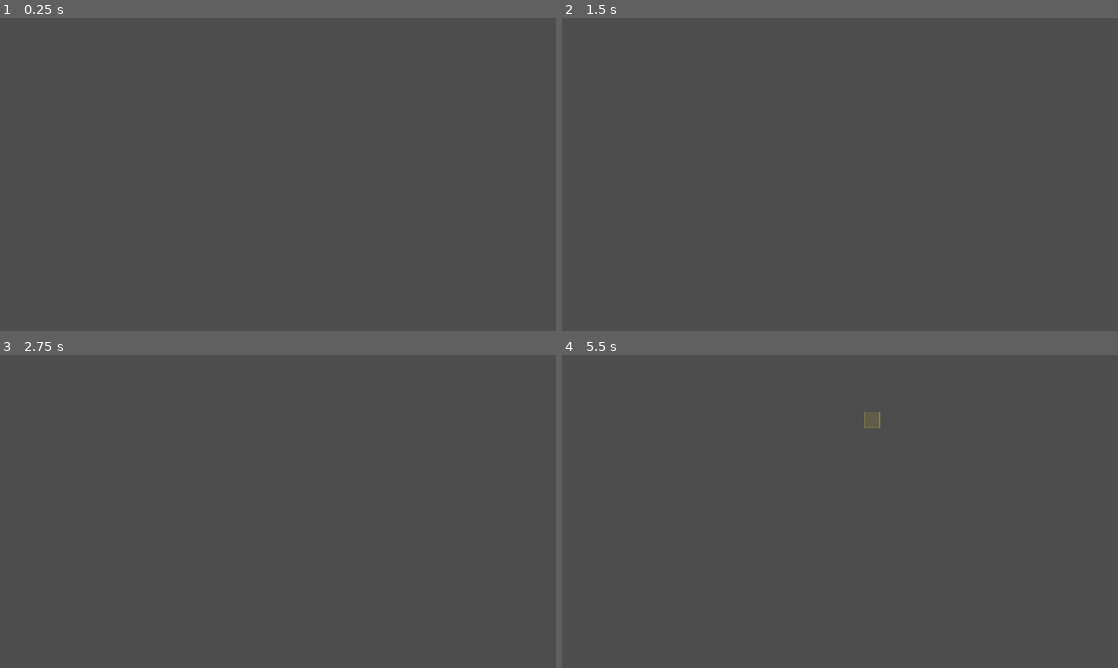
Above: before the commit, frames 1-4 (two rows, left to right).
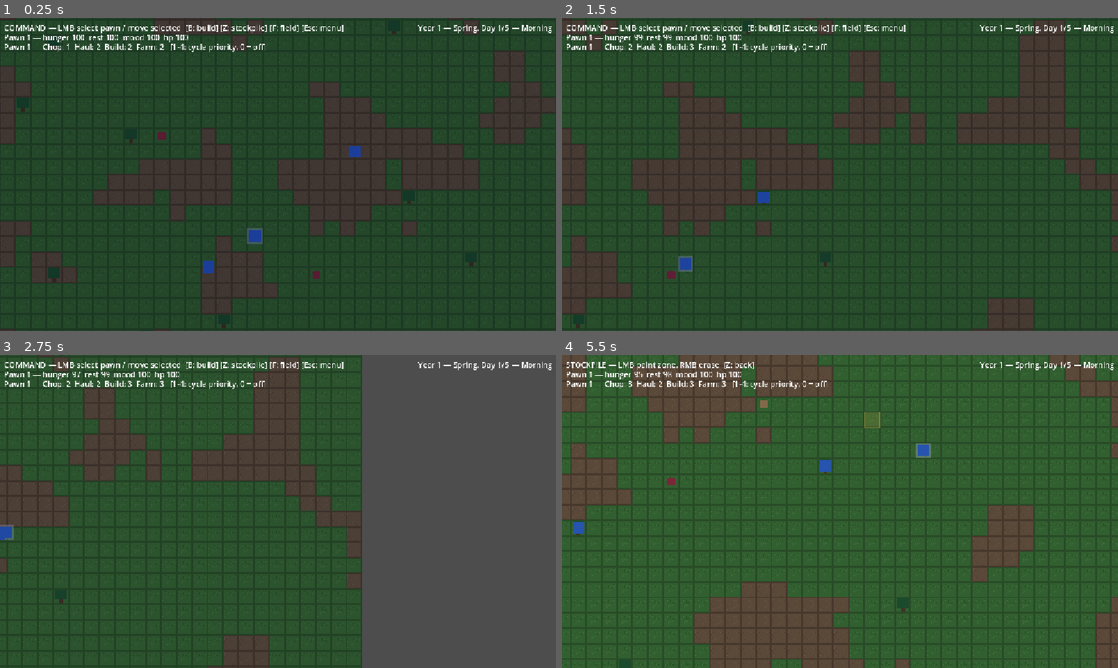
Above: after the commit, the same moments.

Repository: PakkaponBon/gameproject
Game: Godot game, scene res://scenes/main.tscn
Two runs of this game, one before a commit and one after it. Both use one fixed random seed, a clock stepped at 60 frames per second and the inputs below.
Inputs (mouse positions are in pixels of both pictures, inside the frame that each line leads up to):
- Up to frame 1 (0.25 s): no input
- Up to frame 2 (1.5 s): move the mouse to (962, 158) at 0.52 s; hold D (pan_right) 0.53-1.25 s; hold 3 (cycle_build_priority) 0.53-1.25 s; click (962, 158) at 0.67 s; tap 1 (cycle_chop_priority) at 0.77 s; drag from (728, 190) to (812, 237) at 1.27 s
- Up to frame 3 (2.75 s): move the mouse to (333, 442) at 2.02 s; hold D (pan_right) from 2.03 s (still down); hold 4 (cycle_farm_priority) from 2.03 s (still down)
- Up to frame 4 (5.5 s): release D (pan_right) at 2.75 s; release 4 (cycle_farm_priority) at 2.75 s; drag from (812, 574) to (673, 464) at 2.77 s; move the mouse to (1006, 558) at 3.52 s; hold A (pan_left) 3.53-4.25 s; hold B (toggle_build_mode) 3.53-4.25 s; tap 1 (cycle_chop_priority) at 3.77 s; drag from (673, 464) to (756, 433) at 4.27 s; move the mouse to (867, 511) at 5.02 s; hold S (pan_down) from 5.03 s (still down); hold Z (toggle_stockpile_mode) from 5.03 s (still down); click (867, 511) at 5.17 s

The runs differ from the first frame. In frame 1, 99% of the frame differs, in the area x 0-100%, y 0-100%; in frame 2, 99%; in frame 3, 57%; in frame 4, 87%.
Error before the commit: Parse Error: Invalid cast. Cannot convert from "Node2D" to "FieldKeeper". (res://scripts/pawn_work.gd:70)

Commit message:
Refactor: extract HudController from main.gd; fix Job.target type
- All HUD label text lives in hud.gd; main pushes state (192 lines)
- Job.target widened Node2D -> Node (FieldKeeper is a plain Node)

Co-Authored-By: Claude Fable 5 <noreply@anthropic.com>

Diff:
--- a/scenes/main.tscn
+++ b/scenes/main.tscn
@@ -8,6 +8,7 @@
 [ext_resource type="Script" uid="uid://dm6r3f8c2v9k" path="res://scripts/world_spawner.gd" id="7_spawner"]
 [ext_resource type="Script" uid="uid://cw8d3h6r2t5n" path="res://scripts/day_night_tint.gd" id="9_tint"]
 [ext_resource type="Script" uid="uid://bm7v4h1q8d2s" path="res://scripts/field_keeper.gd" id="10_field"]
+[ext_resource type="Script" uid="uid://dh2k7m4t9f1w" path="res://scripts/hud.gd" id="11_hud"]
 [ext_resource type="Script" uid="uid://dt3w7q1n8h5m" path="res://scripts/pause_menu.gd" id="8_pause"]
 
 [node name="Main" type="Node2D"]
@@ -42,6 +43,7 @@
 script = ExtResource("3_camera")
 
 [node name="HUD" type="CanvasLayer" parent="."]
+script = ExtResource("11_hud")
 
 [node name="ModeLabel" type="Label" parent="HUD"]
 offset_left = 8.0
--- /dev/null
+++ b/scripts/hud.gd
@@ -0,0 +1,58 @@
+class_name HudController
+extends CanvasLayer
+## Owns every HUD label and its text. Main pushes state changes here;
+## the calendar readout updates itself off the clock.
+
+@onready var mode_label: Label = $ModeLabel
+@onready var stats_label: Label = $StatsLabel
+@onready var priority_label: Label = $PriorityLabel
+@onready var event_label: Label = $EventLabel
+@onready var calendar_label: Label = $CalendarLabel
+
+func _ready() -> void:
+	GameClock.ticked.connect(_update_calendar)
+	_update_calendar()
+
+func set_event(text: String) -> void:
+	event_label.text = text
+
+func show_command_mode() -> void:
+	mode_label.text = "COMMAND — LMB select pawn / move selected  [B: build] [Z: stockpile] [F: field] [Esc: menu]"
+
+func show_build_mode(def: Dictionary) -> void:
+	mode_label.text = "BUILD: %s (%d wood) — LMB place, RMB remove/cancel  [Q: next building] [B: back]" \
+			% [def.name, int(def.cost.get("wood", 0))]
+
+func show_stockpile_mode() -> void:
+	mode_label.text = "STOCKPILE — LMB paint zone, RMB erase  [Z: back]"
+
+func show_field_mode(def: Dictionary) -> void:
+	mode_label.text = "FIELD: %s — LMB zone field, RMB clear  [Q: next crop] [F: back]" % def.name
+
+func update_stats(pawn: Pawn) -> void:
+	if pawn.dead:
+		stats_label.text = "%s — DEAD" % pawn.name
+		return
+	var suffix := ""
+	if pawn.survival.sleeping:
+		suffix = "  (SLEEPING)"
+	elif pawn.needs.on_break:
+		suffix = "  (MENTAL BREAK)"
+	stats_label.text = "%s — hunger %d  rest %d  mood %d  hp %d%s" % [
+		pawn.name, roundi(pawn.needs.hunger), roundi(pawn.needs.rest),
+		roundi(pawn.needs.mood), roundi(pawn.combat.hp), suffix]
+
+func update_priorities(pawn: Pawn) -> void:
+	priority_label.text = "%s — Chop: %s  Haul: %s  Build: %s  Farm: %s   [1-4: cycle priority, 0 = off]" % [
+		pawn.name,
+		_priority_text(pawn.work_priorities[Job.Type.CHOP]),
+		_priority_text(pawn.work_priorities[Job.Type.HAUL]),
+		_priority_text(pawn.work_priorities[Job.Type.BUILD]),
+		_priority_text(pawn.work_priorities[Job.Type.PLANT]),
+	]
+
+func _priority_text(value: int) -> String:
+	return "off" if value == 0 else str(value)
+
+func _update_calendar() -> void:
+	calendar_label.text = GameClock.calendar_text()
--- a/scripts/job.gd
+++ b/scripts/job.gd
@@ -9,5 +9,5 @@
 var type: Type = Type.CHOP
 var cell: Vector2i
 var work_ticks: int
-var target: Node2D = null
+var target: Node = null  # entity or manager the job belongs to
 var reserved: bool = false
--- a/scripts/main.gd
+++ b/scripts/main.gd
@@ -22,22 +22,16 @@
 @onready var raid_director: RaidDirector = $RaidDirector
 @onready var field_keeper: FieldKeeper = $FieldKeeper
 @onready var pause_menu: PauseMenu = $PauseMenu
-@onready var mode_label: Label = $HUD/ModeLabel
-@onready var stats_label: Label = $HUD/StatsLabel
-@onready var priority_label: Label = $HUD/PriorityLabel
-@onready var event_label: Label = $HUD/EventLabel
-@onready var calendar_label: Label = $HUD/CalendarLabel
+@onready var hud: HudController = $HUD
 
 func _ready() -> void:
 	raid_director.spawn_parent = entities
 	field_keeper.spawn_parent = entities
-	raid_director.raid_started.connect(func() -> void: event_label.text = "RAID — a raider approaches!")
-	raid_director.raid_ended.connect(func() -> void: event_label.text = "")
+	raid_director.raid_started.connect(func() -> void: hud.set_event("RAID — a raider approaches!"))
+	raid_director.raid_ended.connect(func() -> void: hud.set_event(""))
 	pause_menu.save_requested.connect(func() -> void: SaveManager.save_game(SaveManager.MANUAL_SAVE_PATH))
 	pause_menu.load_requested.connect(func(path: String) -> void: SaveManager.load_game(path))
 	spawner.pawn_created.connect(_on_pawn_created)
-	GameClock.ticked.connect(func() -> void: calendar_label.text = GameClock.calendar_text())
-	calendar_label.text = GameClock.calendar_text()
 	EventBus.building_built.connect(_on_building_built)
 	EventBus.building_deconstructed.connect(_on_building_deconstructed)
 	SaveManager.main = self
@@ -48,7 +42,7 @@
 	if selected == null:
 		_select_first_alive()
 	if not get_tree().get_nodes_in_group("raiders").is_empty():
-		event_label.text = "RAID — a raider approaches!"
+		hud.set_event("RAID — a raider approaches!")
 	_update_mode_label()
 
 ## Instantly realize a finished (or loaded) building at a cell.
@@ -163,14 +157,14 @@
 		selected.set_selected(false)
 	selected = pawn
 	selected.set_selected(true)
-	_update_stats_label()
-	_update_priority_label()
+	hud.update_stats(selected)
+	hud.update_priorities(selected)
 
 func _cycle_selected_priority(type: Job.Type) -> void:
 	if selected == null or selected.dead:
 		return
 	selected.cycle_priority(type)
-	_update_priority_label()
+	hud.update_priorities(selected)
 
 ## RMB: cancel a blueprint, toggle a deconstruct order, or mark a building.
 ## While dragging, never un-mark — otherwise motion events would flicker it.
@@ -204,50 +198,19 @@
 
 func _on_pawn_stats_changed(pawn: Pawn) -> void:
 	if pawn == selected:
-		_update_stats_label()
+		hud.update_stats(selected)
 
 func _on_pawn_died() -> void:
 	if pawns.all(func(p: Pawn) -> bool: return p.dead):
-		event_label.text = "ALL COLONISTS ARE DEAD"
-
-func _update_stats_label() -> void:
-	if selected.dead:
-		stats_label.text = "%s — DEAD" % selected.name
-		return
-	var suffix := ""
-	if selected.survival.sleeping:
-		suffix = "  (SLEEPING)"
-	elif selected.needs.on_break:
-		suffix = "  (MENTAL BREAK)"
-	stats_label.text = "%s — hunger %d  rest %d  mood %d  hp %d%s" % [
-		selected.name, roundi(selected.needs.hunger), roundi(selected.needs.rest),
-		roundi(selected.needs.mood), roundi(selected.combat.hp), suffix]
-
-func _update_priority_label() -> void:
-	if selected == null:
-		priority_label.text = ""
-		return
-	priority_label.text = "%s — Chop: %s  Haul: %s  Build: %s  Farm: %s   [1-4: cycle priority, 0 = off]" % [
-		selected.name,
-		_priority_text(selected.work_priorities[Job.Type.CHOP]),
-		_priority_text(selected.work_priorities[Job.Type.HAUL]),
-		_priority_text(selected.work_priorities[Job.Type.BUILD]),
-		_priority_text(selected.work_priorities[Job.Type.PLANT]),
-	]
-
-func _priority_text(value: int) -> String:
-	return "off" if value == 0 else str(value)
+		hud.set_event("ALL COLONISTS ARE DEAD")
 
 func _update_mode_label() -> void:
 	match mode:
 		Mode.COMMAND:
-			mode_label.text = "COMMAND — LMB select pawn / move selected  [B: build] [Z: stockpile] [Esc: menu]"
+			hud.show_command_mode()
 		Mode.BUILD:
-			var def: Dictionary = BuildingDefs.get_def(current_building)
-			mode_label.text = "BUILD: %s (%d wood) — LMB place, RMB remove/cancel  [Q: next building] [B: back]" \
-					% [def.name, int(def.cost.get("wood", 0))]
+			hud.show_build_mode(BuildingDefs.get_def(current_building))
 		Mode.STOCKPILE:
-			mode_label.text = "STOCKPILE — LMB paint zone, RMB erase  [Z: back]"
+			hud.show_stockpile_mode()
 		Mode.FIELD:
-			mode_label.text = "FIELD: %s — LMB zone field, RMB clear  [Q: next crop] [F: back]" \
-					% CropDefs.get_def(current_crop).name
+			hud.show_field_mode(CropDefs.get_def(current_crop))
Not shown: 1 places in scenes/main.tscn that only renumber resources
Not shown, added: scripts/hud.gd.uid
